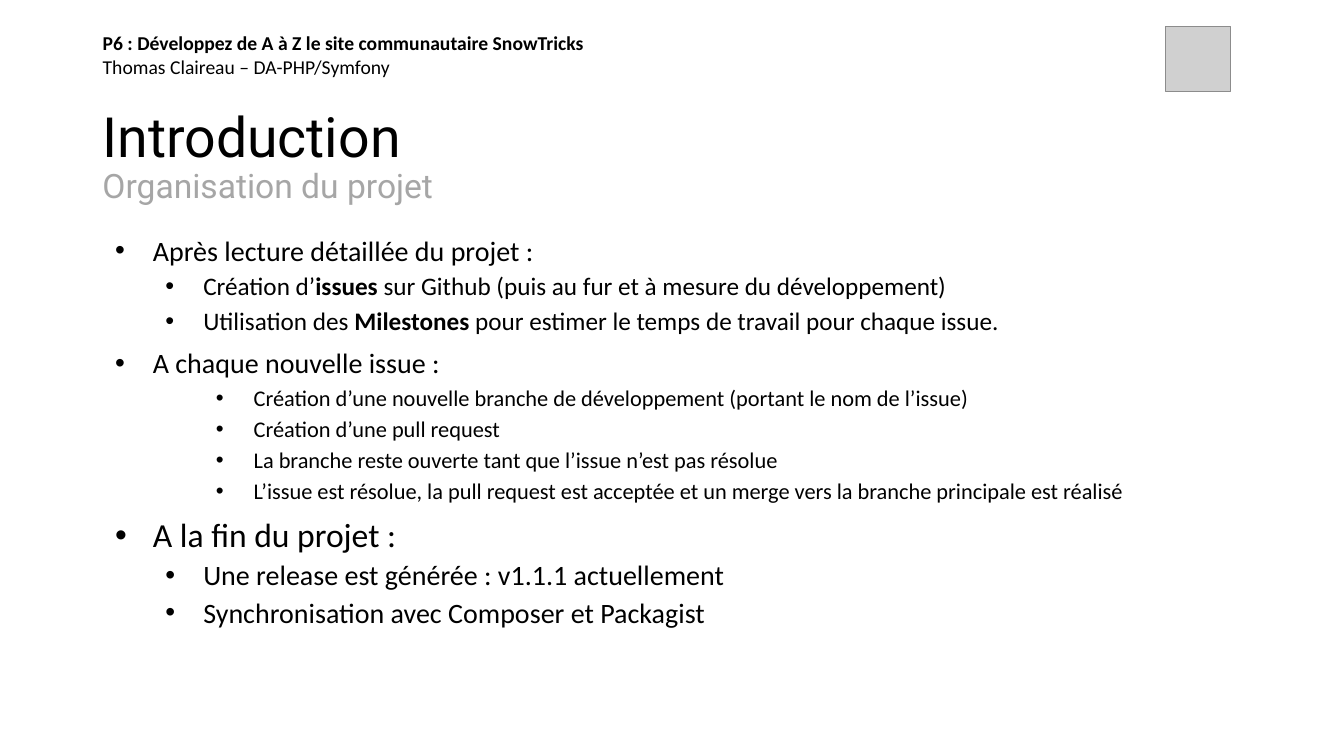
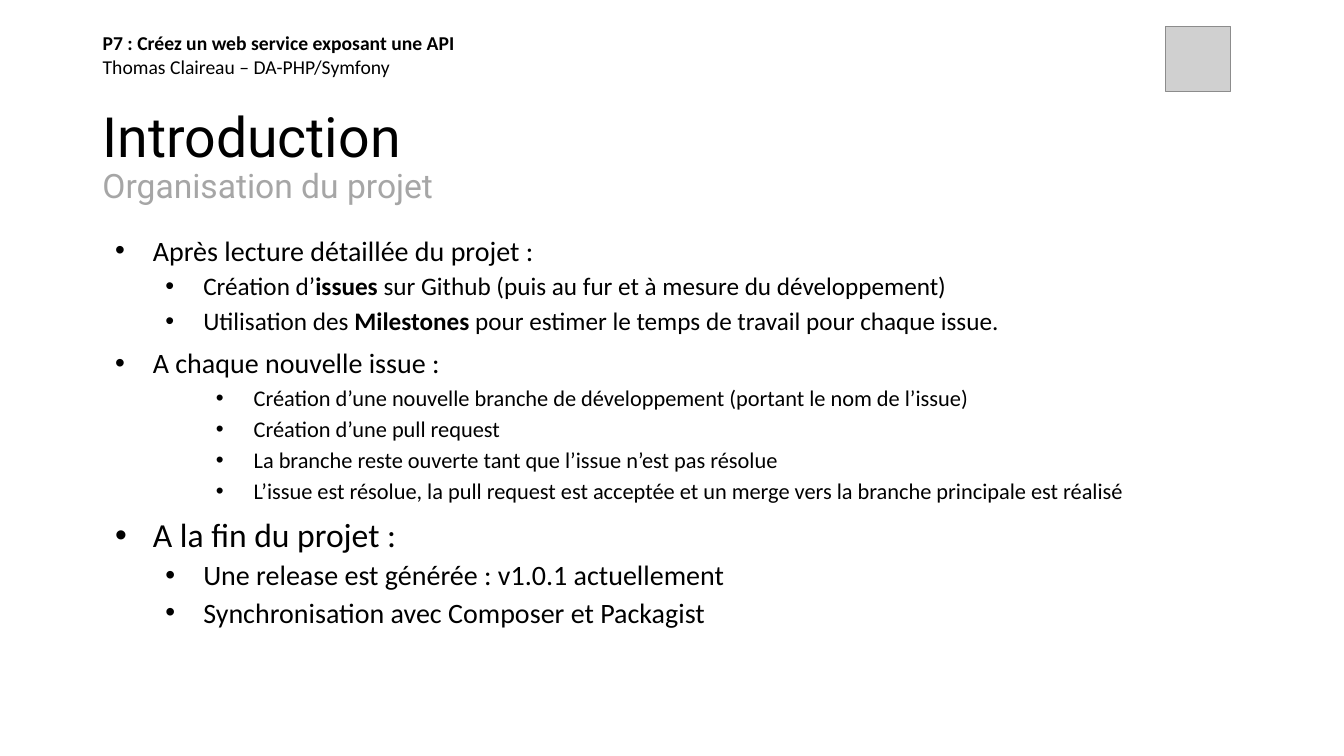
Before and after one commit to thomas-claireau/PHP-P7-Openclassrooms, a slide deck: slide 4 of P7_claireau_thomas/présentation-p7-php-openclassrooms.pptx. Drawn at 1344x756 pixels with LibreOffice and Linux fonts; fonts in the diff are those of the drawing; grey boxes stand for pictures. Boxes give left, top, right and bottom in pixels: in the first picture for what was removed or moved away, otherwise in the second. Text is boxed around its words. In the diff, an @@ line names an element or a change of style, - is before the commit and + after.

```diff
--- a/P7_claireau_thomas/présentation-p7-php-openclassrooms.pptx
+++ b/P7_claireau_thomas/présentation-p7-php-openclassrooms.pptx
@@ text at <box>103,36,455,77</box>: text changed @@
-P6 : Développez de A à Z le site communautaire SnowTricks
-Thomas Claireau – DA-PHP/Symfony
+P7 : Créez un web service exposant une API
+Thomas Claireau – DA-PHP/Symfony
@@ text at <box>203,565,724,590</box>: text changed @@
-  • Une release est générée : v1.1.1 actuellement
+  • Une release est générée : v1.0.1 actuellement
```
Also in this commit, not shown: 9 other slides changed, 4 slides removed.
